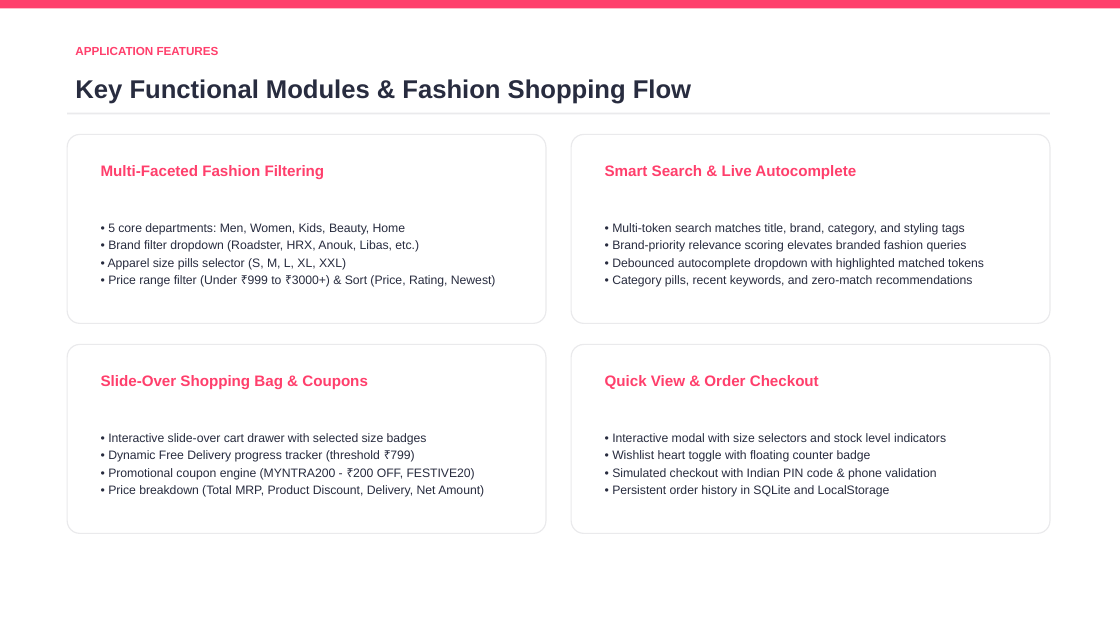
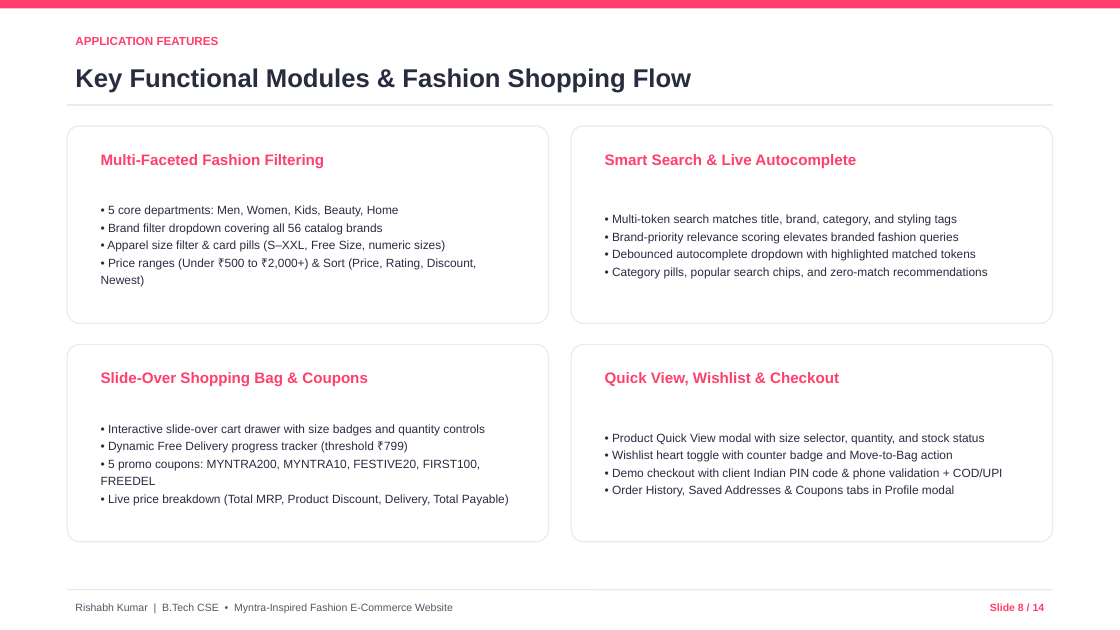
Before and after one commit to krishabh7928-jpg/meesho-clone-, a slide deck: slide 8 of Myntra_Fashion_BTech_Project_Presentation.pptx. Drawn at 1120x630 pixels with LibreOffice and Linux fonts; fonts in the diff are those of the drawing. Boxes give left, top, right and bottom in pixels: in the first picture for what was removed or moved away, otherwise in the second. Text is boxed around its words. In the diff, an @@ line names an element or a change of style, - is before the commit and + after.

```diff
--- a/Myntra_Fashion_BTech_Project_Presentation.pptx
+++ b/Myntra_Fashion_BTech_Project_Presentation.pptx
@@ text "Key Functional Modules & Fashion ...": place and size @@
-text "Key Functional Modules & Fashion ..." at [75, 79, 691, 104]
+text "Key Functional Modules & Fashion ..." at [75, 68, 691, 93]
@@ rounded rectangle: place and size @@
-rounded rectangle at [571, 134, 1050, 323]
+rounded rectangle at [67, 126, 549, 323]
@@ rounded rectangle: place and size @@
-rounded rectangle at [67, 344, 546, 534]
+rounded rectangle at [571, 126, 1053, 323]
@@ 3 texts, 1 line: place and size @@
-3 texts, 1 line at [67, 47, 1050, 179]
+3 texts, 1 line at [67, 37, 1053, 168]
@@ text "• 5 core departments: Men, ...": place and size @@
-text "• 5 core departments: Men, ..." at [108, 223, 496, 287]
+text "• 5 core departments: Men, ..." at [101, 205, 477, 287]
@@ text at [108, 205, 399, 217]: size 10.5 to 10.2 pt in "• 5 core departments: Men, Women, Kids, ..." @@
@@ text "• Multi-token search matches title, ...": place and size @@
-text "• Multi-token search matches title, ..." at [612, 223, 984, 287]
+text "• Multi-token search matches title, ..." at [612, 214, 988, 278]
@@ text at [101, 223, 477, 287]: text changed; size 10.5 to 10.2 pt @@
-• Brand filter dropdown (Roadster, HRX, Anouk, Libas, etc.)
-• Apparel size pills selector (S, M, L, XL, XXL)
-• Price range filter (Under ₹999 to ₹3000+) & Sort (Price, Rating, Newest)
+• Brand filter dropdown covering all 56 catalog brands
+• Apparel size filter & card pills (S–XXL, Free Size, numeric sizes)
+• Price ranges (Under ₹500 to ₹2,000+) & Sort (Price, Rating, Discount, Newest)
@@ text at [612, 214, 976, 261]: size 10.5 to 10.2 pt in "• Multi-token search matches title, brand, category, ...", "• Brand-priority relevance scoring elevates branded fashion ...", "• Debounced autocomplete dropdown with highlighted matched ..." @@
@@ text at [612, 267, 988, 278]: text changed; size 10.5 to 10.2 pt @@
-• Category pills, recent keywords, and zero-match recommendations
+• Category pills, popular search chips, and zero-match recommendations
@@ rounded rectangle: place and size @@
-rounded rectangle at [571, 344, 1050, 534]
+rounded rectangle at [67, 344, 549, 542]
@@ proportions changed in 4 elements at [67, 126, 549, 323], [571, 126, 1053, 323], [67, 344, 549, 542], [571, 344, 1053, 542] @@
@@ rounded rectangle: place and size @@
-rounded rectangle at [67, 134, 546, 323]
+rounded rectangle at [571, 344, 1053, 542]
@@ text at [605, 372, 839, 386]: text changed @@
-Quick View & Order Checkout
+Quick View, Wishlist & Checkout
@@ text at [108, 424, 485, 436]: text changed; size 10.5 to 10.2 pt @@
-• Interactive slide-over cart drawer with selected size badges
+• Interactive slide-over cart drawer with size badges and quantity controls
@@ text at [108, 441, 408, 453]: size 10.5 to 10.2 pt in "• Dynamic Free Delivery progress tracker (threshold ..." @@
@@ text at [612, 433, 1003, 497]: text changed; size 10.5 to 10.2 pt @@
-• Interactive modal with size selectors and stock level indicators
-• Wishlist heart toggle with floating counter badge
-• Simulated checkout with Indian PIN code & phone validation
-• Persistent order history in SQLite and LocalStorage
+• Product Quick View modal with size selector, quantity, and stock status
+• Wishlist heart toggle with counter badge and Move-to-Bag action
+• Demo checkout with client Indian PIN code & phone validation + COD/UPI
+• Order History, Saved Addresses & Coupons tabs in Profile modal
@@ text at [101, 459, 509, 506]: text changed; size 10.5 to 10.2 pt @@
-• Promotional coupon engine (MYNTRA200 - ₹200 OFF, FESTIVE20)
-• Price breakdown (Total MRP, Product Discount, Delivery, Net Amount)
+• 5 promo coupons: MYNTRA200, MYNTRA10, FESTIVE20, FIRST100, FREEDEL
+• Live price breakdown (Total MRP, Product Discount, Delivery, Total Payable)
@@ line added from (67, 590) to (1053, 590), #EAEAEC 1 pt @@
@@ text added at [75, 603, 453, 613], 9 pt, text #535766 @@
+Rishabh Kumar | B.Tech CSE • Myntra-Inspired Fashion E-Commerce Website
@@ text added at [990, 603, 1045, 614], 9 pt, text #FF3F6C, bold @@
+Slide 8 / 14
```
Also in this commit, not shown: 12 other slides changed, 1 slide added, 1 slide removed, 3 other files.
